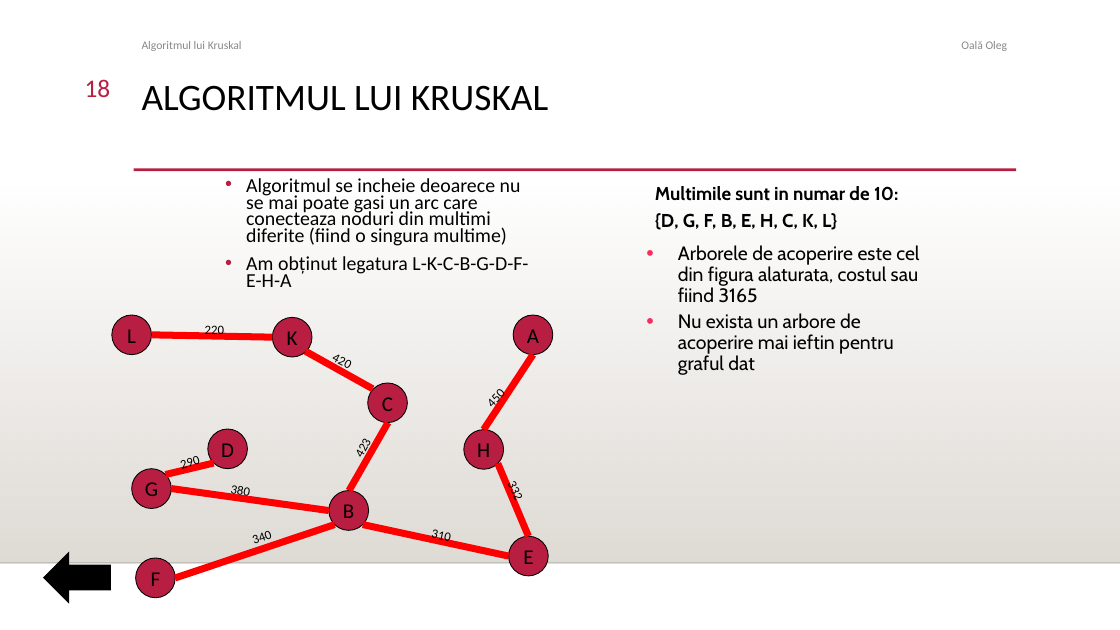
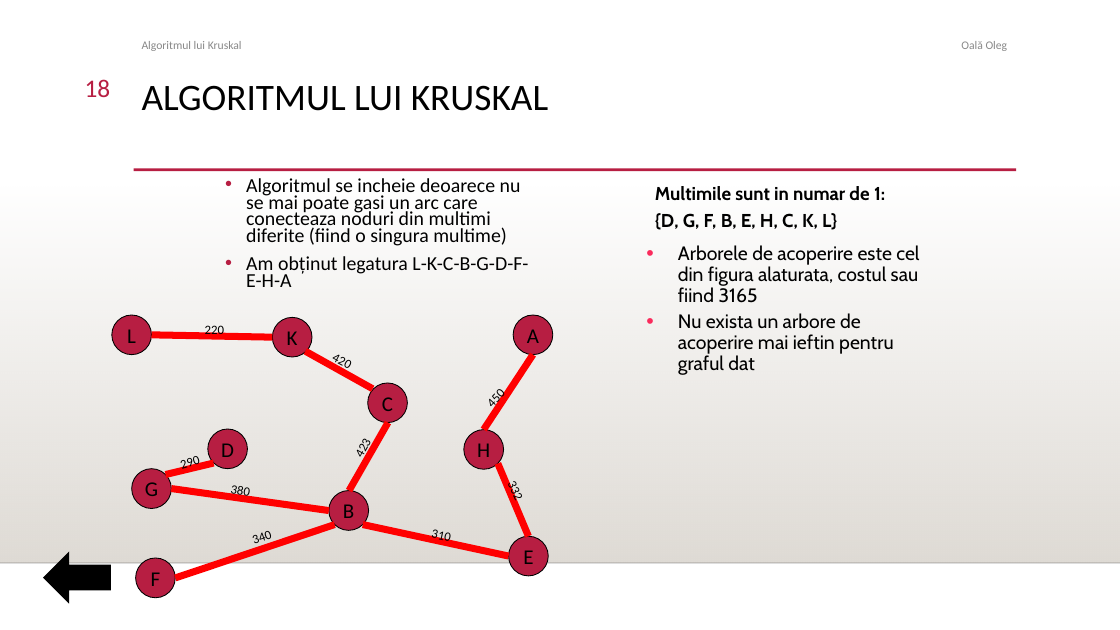
Before and after one commit to OlegColeg/Structuri-Discrete, a slide deck: slide 18 of Pr3 kruskal Oala Oleg.ppt. Drawn at 1120x630 pixels with LibreOffice and Linux fonts; fonts in the diff are those of the drawing; background and template pictures are left out. Boxes give left, top, right and bottom in pixels: in the first picture for what was removed or moved away, otherwise in the second. Text is boxed around its words. In the diff, an @@ line names an element or a change of style, - is before the commit and + after.

```diff
--- a/Pr3 kruskal Oala Oleg.ppt
+++ b/Pr3 kruskal Oala Oleg.ppt
@@ text at (655, 186, 885, 201): text changed @@
-Multimile sunt in numar de 10:
+Multimile sunt in numar de 1:
```
Also in this commit, not shown: 10 other slides changed.
